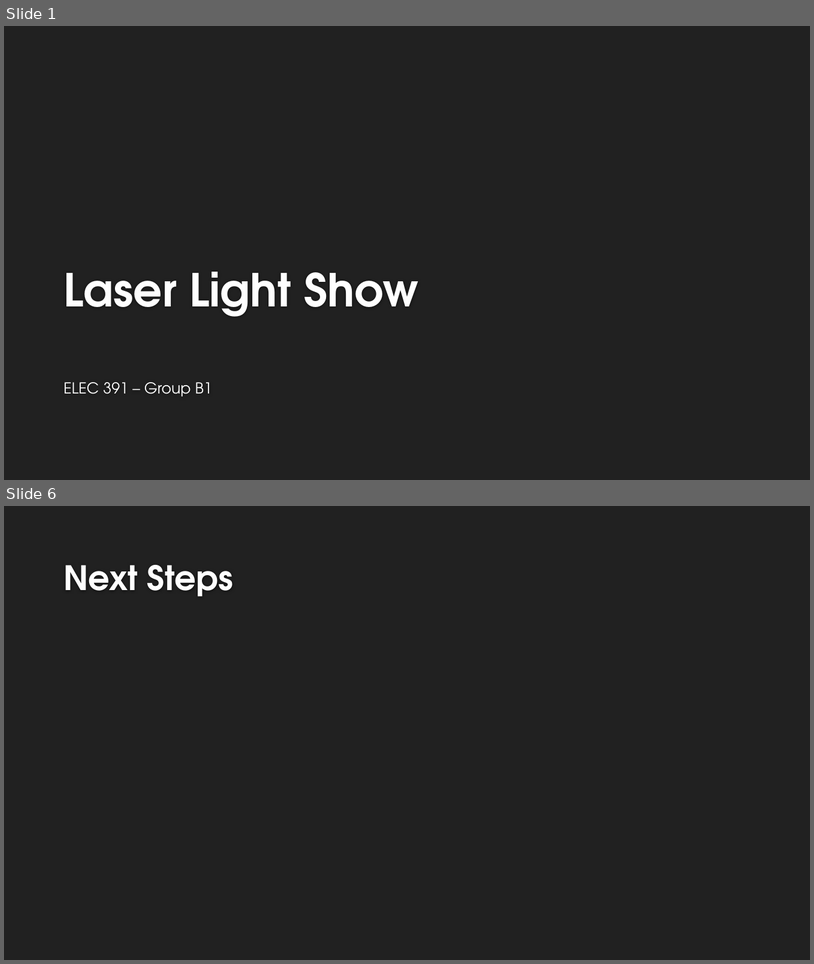
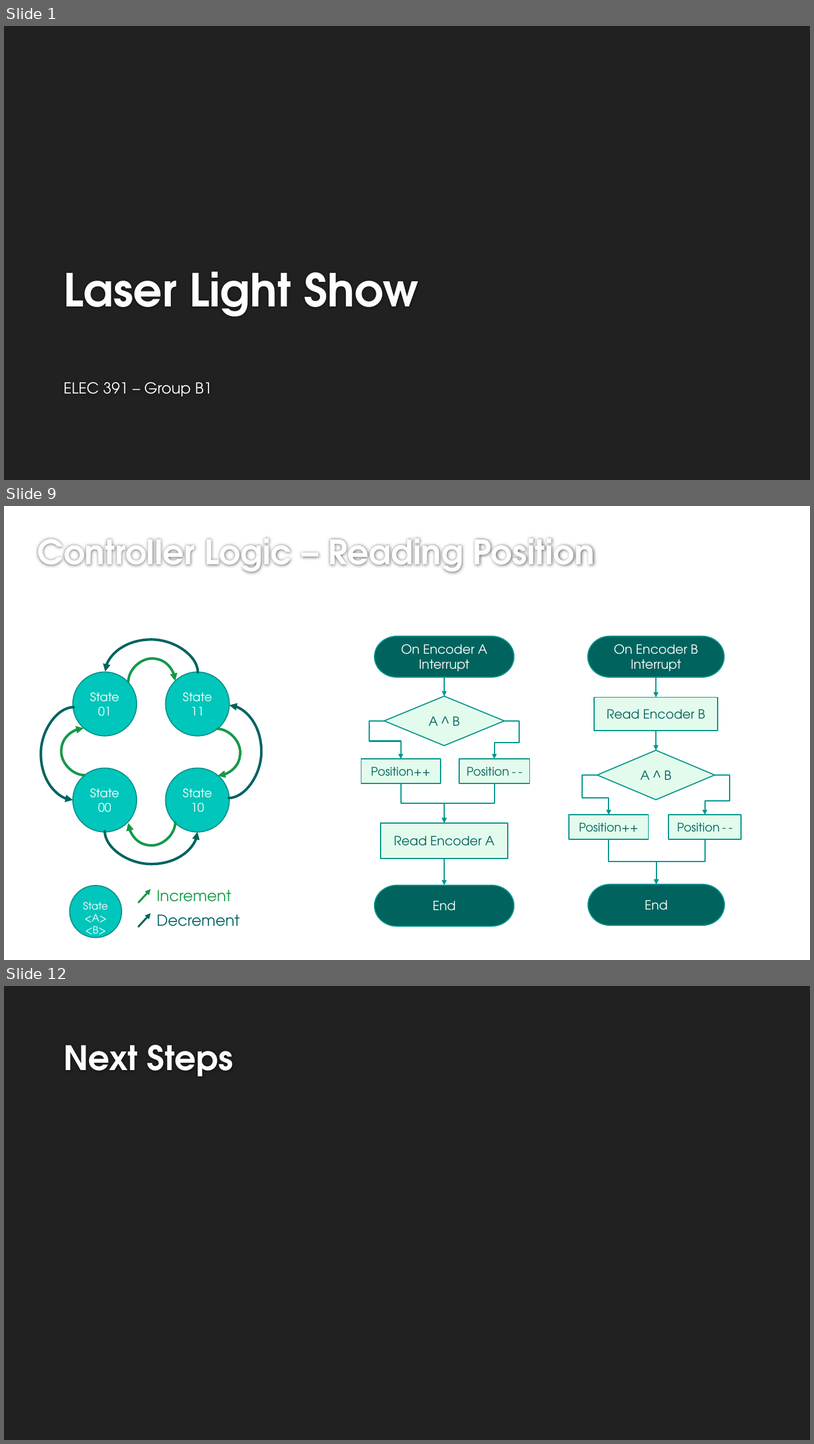
Before and after one commit to lcall3/Controller, a slide deck: doc/report/demo2.pptx. Shown one above the other, each under a label of ours: slides 1 and 6 before the commit, slides 1, 9 and 12 after it; the slides between them are not shown. The pictures are 814x964 and 814x1444 pixels, drawn with LibreOffice and Linux fonts; fonts in the diff are those of the drawing; background and template pictures are left out. Boxes give left, top, right and bottom in pixels: in the first picture for what was removed or moved away, otherwise in the second. Text is boxed around its words. In the diff, an @@ line names an element or a change of style, - is before the commit and + after.

Commit message:
position logic added to demo 2

```diff
--- a/doc/report/demo2.pptx
+++ b/doc/report/demo2.pptx
@@ slide 9 added at box(4, 506, 810, 960), background #FFFFFF @@
@@ title added at box(38, 538, 596, 573), 40 pt, text #FEFEFE, bold @@
+Controller Logic – Reading Position
@@ group added at box(42, 640, 261, 864): 8 curved arrows, 4 ellipses @@
+State 01
+State 11
+State 00
+State 10
@@ group added at box(570, 636, 741, 925): 6 elbow arrows, 3 rectangles, 2 pill shapes, 1 diamond @@
+On Encoder B Interrupt
+A ^ B
+Read Encoder B
+Position++
+Position--
+End
@@ group added at box(362, 636, 530, 926): 5 elbow arrows, 3 rectangles, 2 pill shapes, 1 diamond, 1 arrow @@
+On Encoder A Interrupt
+A ^ B
+Read Encoder A
+Position++
+Position--
+End
@@ group added at box(70, 885, 240, 939): 3 texts, 2 arrows, 1 ellipse @@
+Increment
+Decrement
+State
+<A> <B>
@@ what was slide 6 is now slide 12 @@
```
Also in this commit, not shown: 3 slides changed, 6 other slides added, 1 slide removed.
